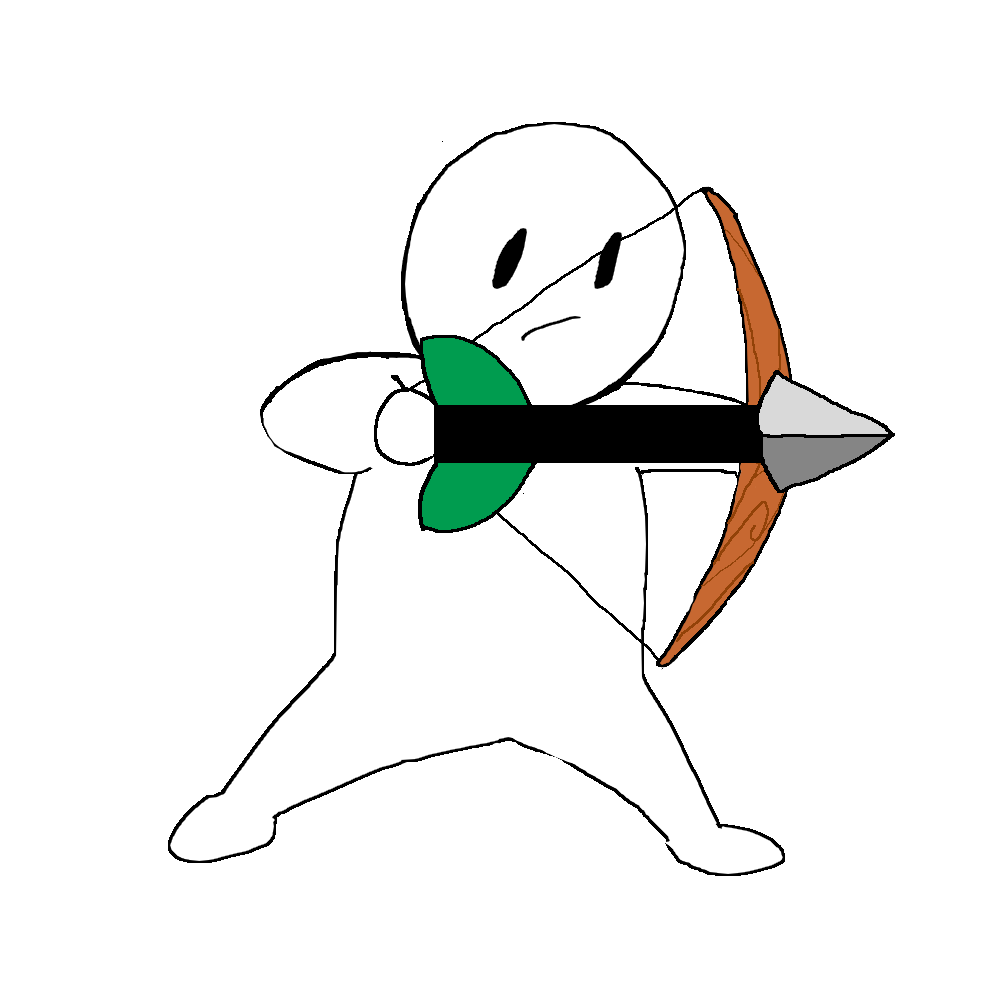
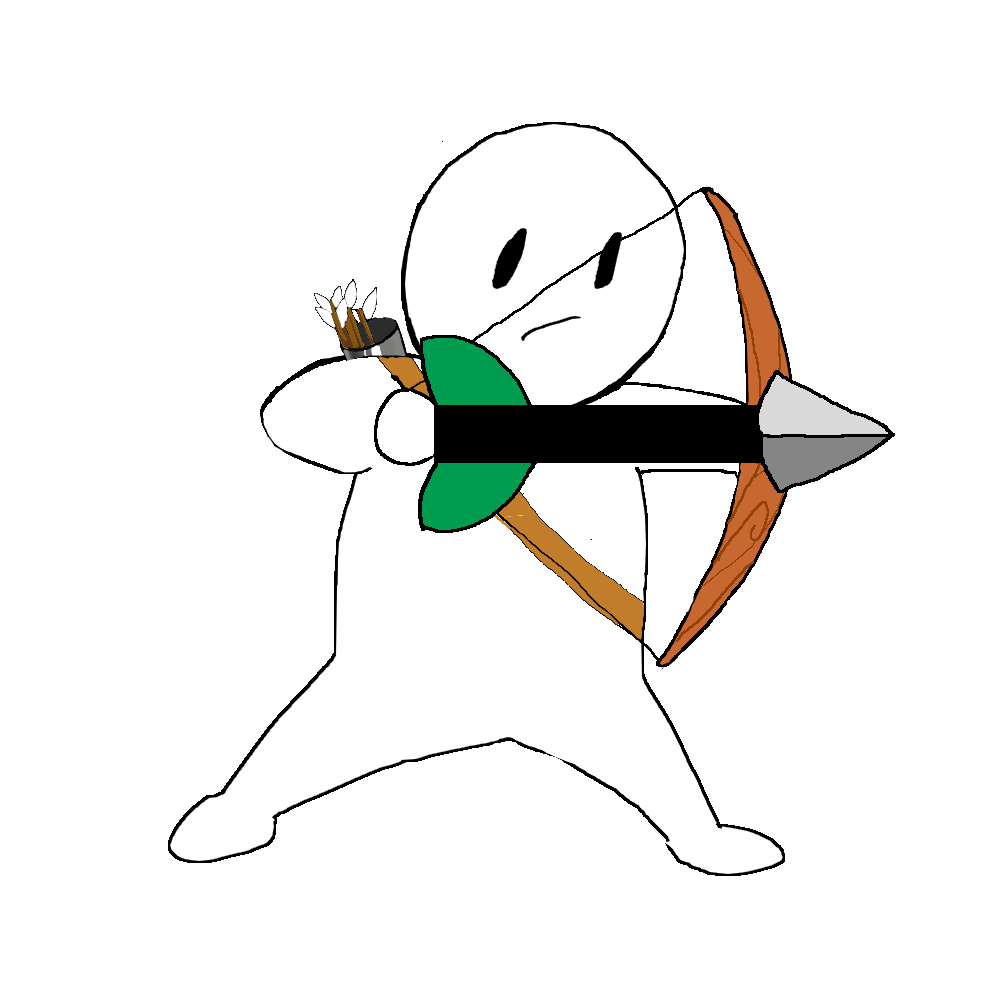
Comparing the layer stacks of the two 1000px x 1000px images. Changes:
moved "Layer 1" above "궁수(공격모션2)" over bbox(418, 353, 557, 533)
painted on "궁수(공격모션1)" over bbox(314, 267, 644, 640)
